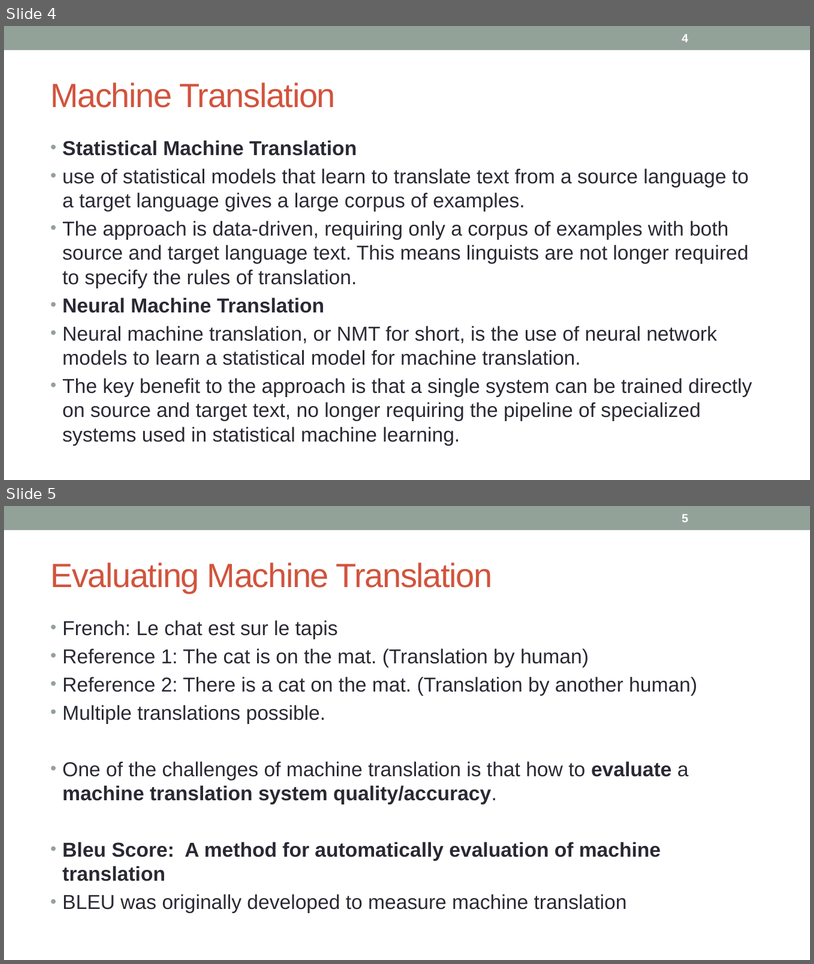
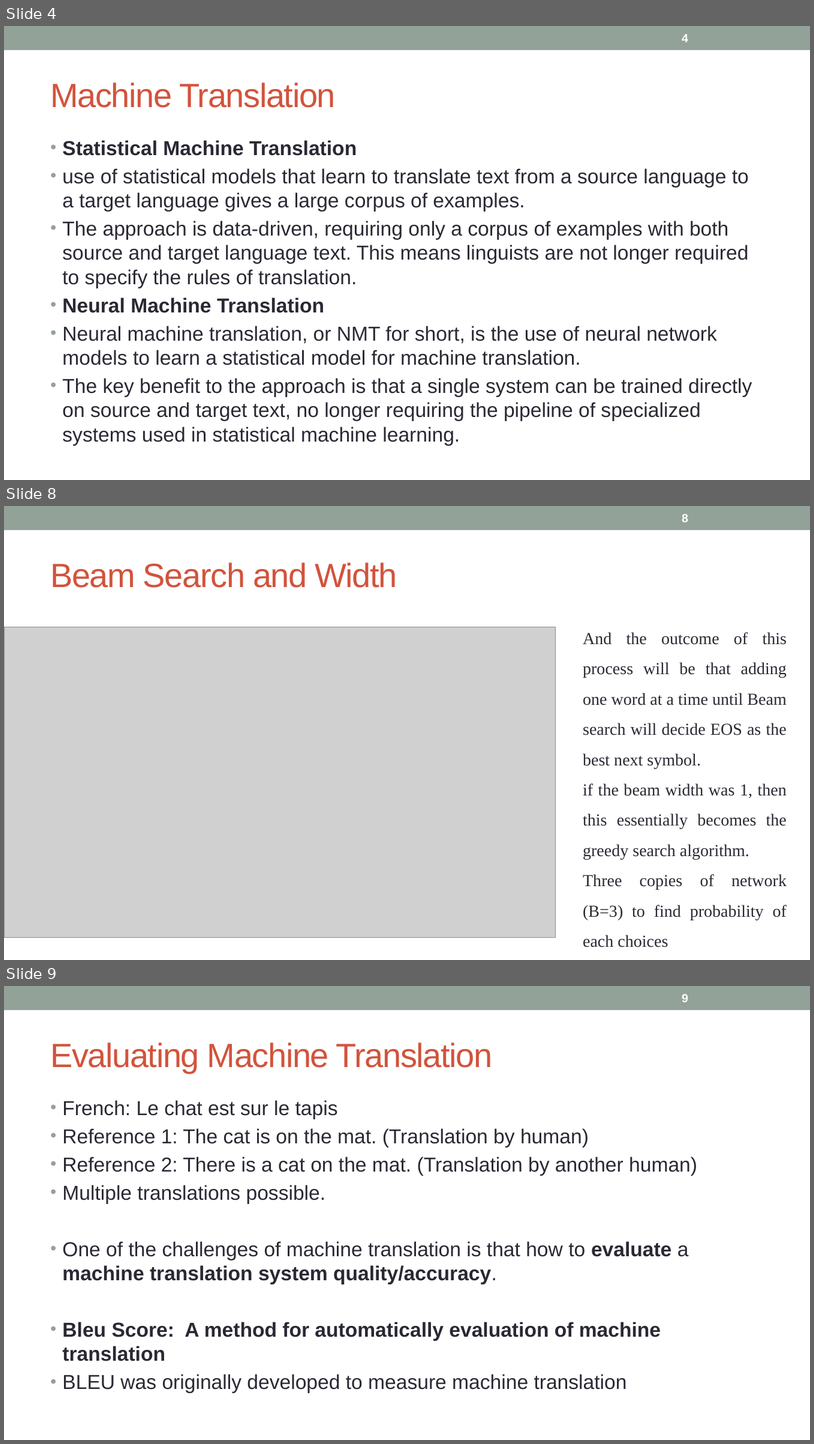
Before and after one commit to nidhiaro/PythonAssignment, a slide deck: 28. Translation.pptx. Shown one above the other, each under a label of ours: slides 4 and 5 before the commit, slides 4, 8 and 9 after it; the slides between them are not shown. The pictures are 814x964 and 814x1444 pixels, drawn with LibreOffice and Linux fonts; fonts in the diff are those of the drawing; grey boxes stand for pictures. Boxes give left, top, right and bottom in pixels: in the first picture for what was removed or moved away, otherwise in the second. Text is boxed around its words. In the diff, an @@ line names an element or a change of style, - is before the commit and + after.

```diff
--- a/28. Translation.pptx
+++ b/28. Translation.pptx
@@ slide 8 added at box(4, 506, 810, 960), background #FFFFFF; not listed: 1 template element that a slide beside it also shows @@
@@ page number added at box(682, 514, 689, 522), 14 pt, text #FFFFFF, bold @@
+8
@@ title added at box(50, 562, 397, 588), 40 pt, text #D2533C @@
+Beam Search and Width
@@ picture added at box(4, 627, 557, 937) @@
@@ text added at box(583, 632, 787, 947), 20 pt, text #292934 @@
+And the outcome of this process will be that adding one word at a time until Beam search will decide EOS as the best next symbol.
+if the beam width was 1, then this essentially becomes the greedy search algorithm.
+Three copies of network (B=3) to find probability of each choices
@@ what was slide 5 is now slide 9 @@
@@ page number at box(682, 994, 689, 1002): text changed @@
-5
+9
```
Also in this commit, not shown: 1 slide changed, 16 other slides added.
